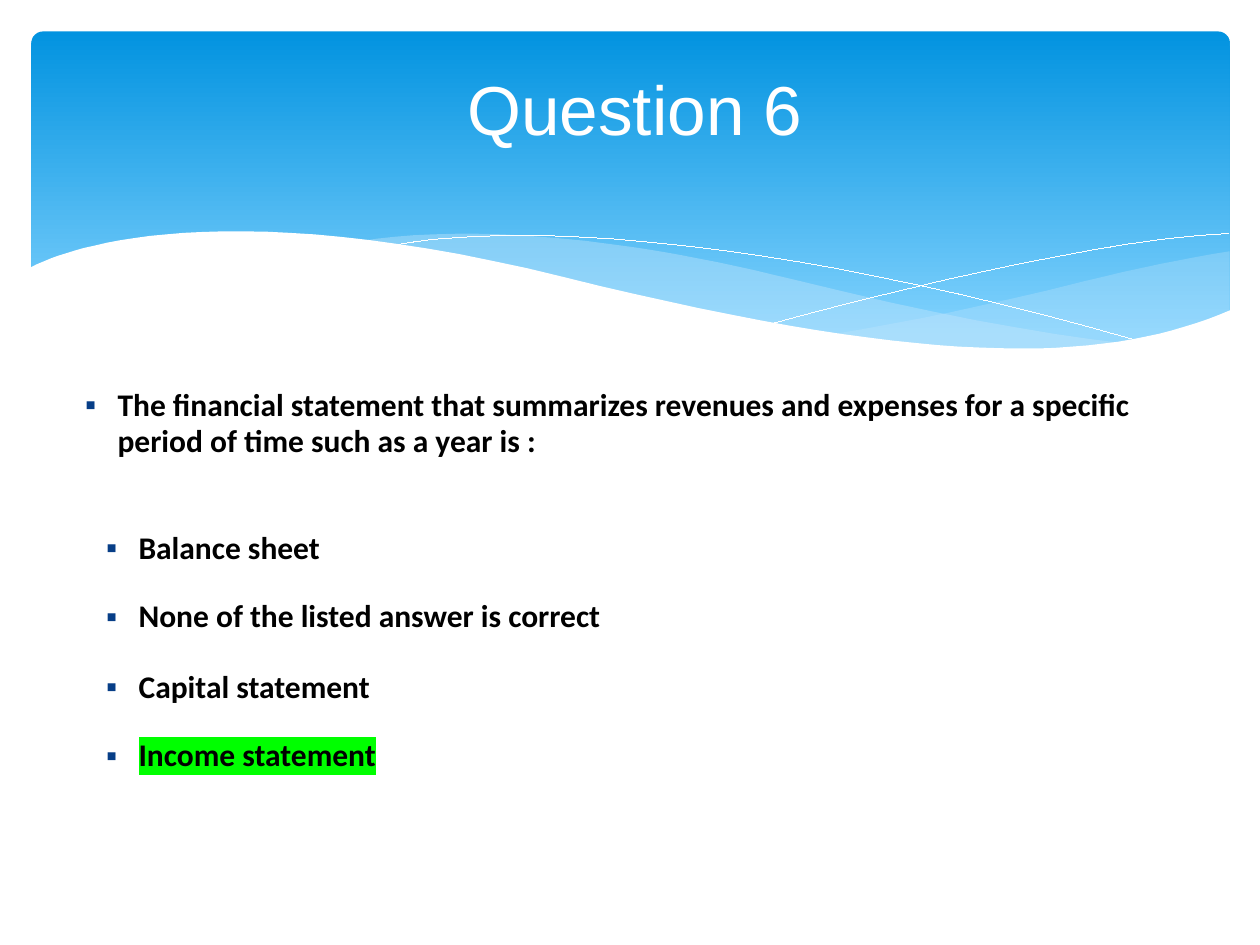
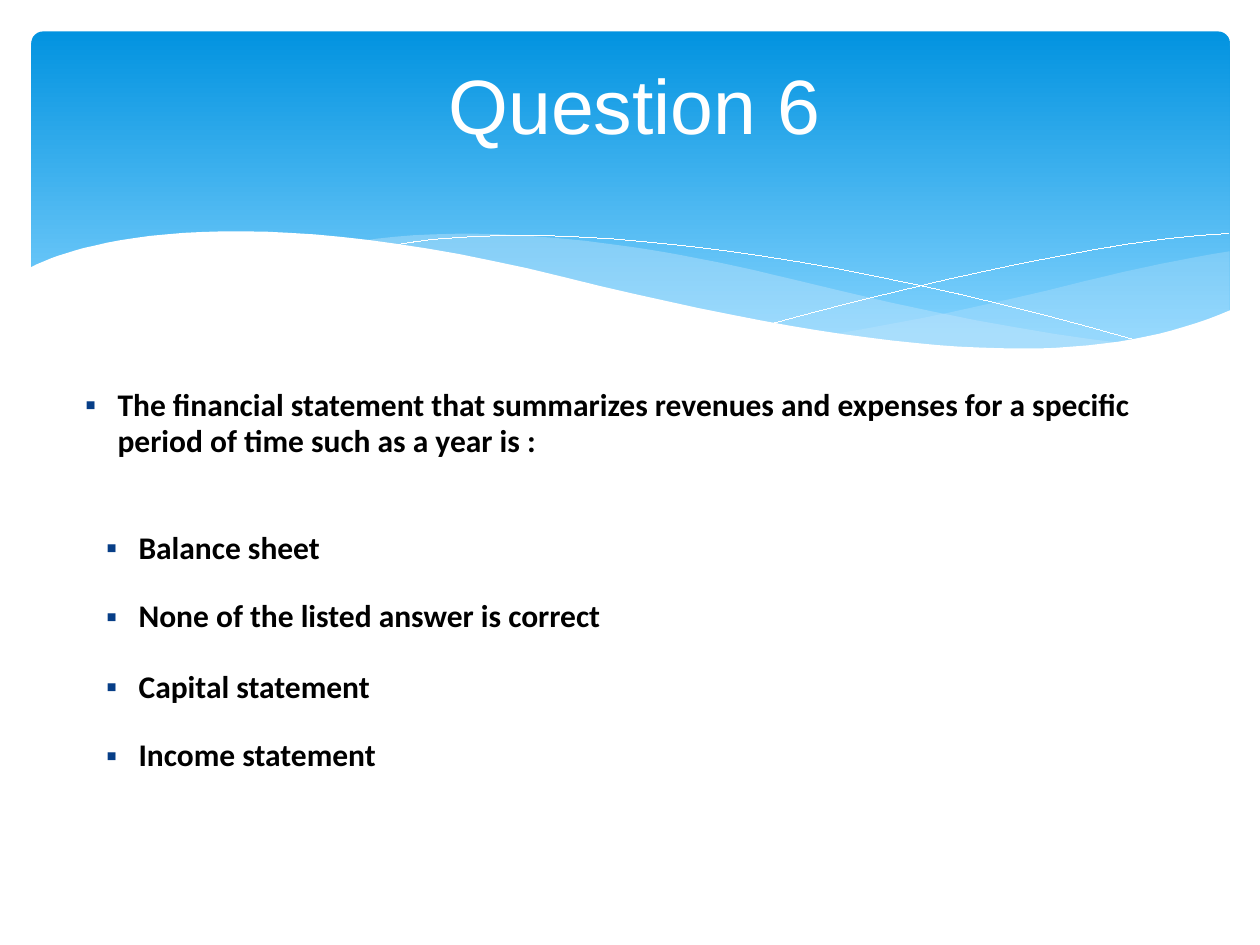
Before and after one commit to ediziks/EPITA-DSA-Notes, a slide deck: slide 8 of Finance/FITM - Finance quiz.pptx. Drawn at 1260x945 pixels with LibreOffice and Linux fonts; fonts in the diff are those of the drawing. Boxes give left, top, right and bottom in pixels: in the first picture for what was removed or moved away, otherwise in the second. Text is boxed around its words. In the diff, an @@ line names an element or a change of style, - is before the commit and + after.

```diff
--- a/Finance/FITM - Finance quiz.pptx
+++ b/Finance/FITM - Finance quiz.pptx
@@ title "Question 6" at box(449, 78, 821, 149): size 39.6 to 44 pt @@
@@ text "Income statement" at box(139, 745, 375, 767): highlight #00FF00 to none @@
```
Also in this commit, not shown: 12 other slides changed, 2 other files.
